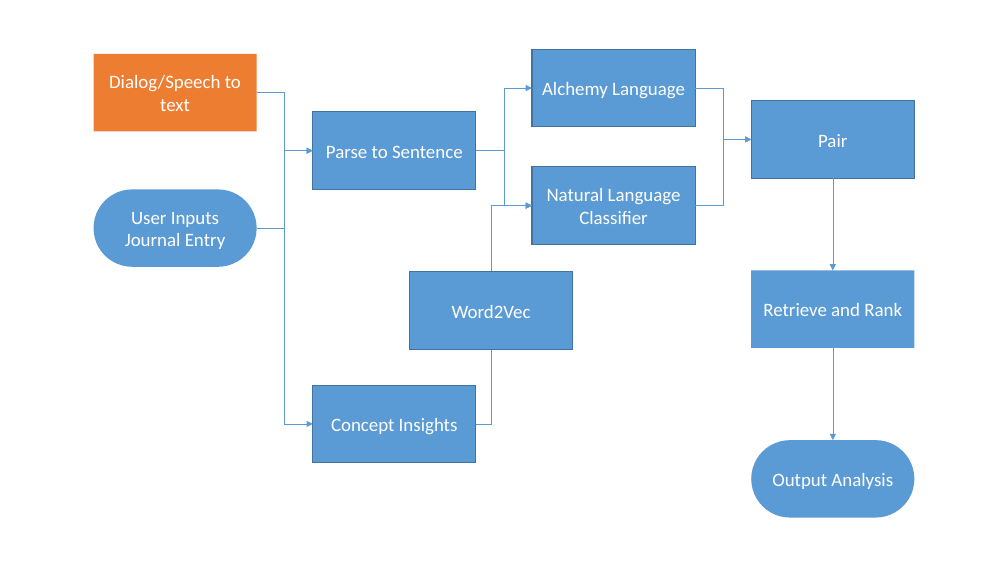
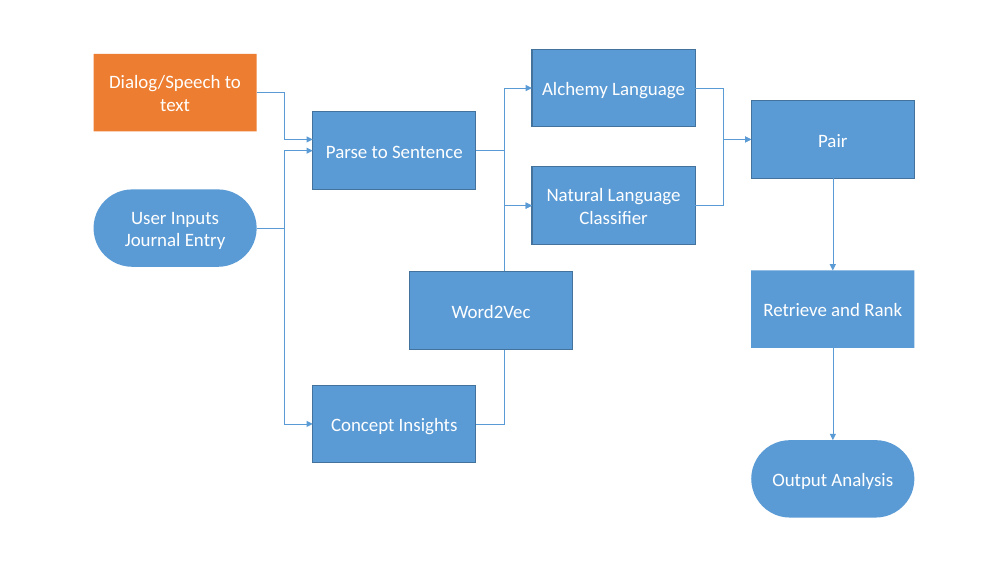
Before and after one commit to Nittany-Data-Labs/NDLWatson, a slide deck: slide 1 of Journal Analytics Process.pptx. Drawn at 1008x567 pixels with LibreOffice and Linux fonts; fonts in the diff are those of the drawing. Boxes give left, top, right and bottom in pixels: in the first picture for what was removed or moved away, otherwise in the second. Text is boxed around its words. In the diff, an @@ line names an element or a change of style, - is before the commit and + after.

```diff
--- a/Journal Analytics Process.pptx
+++ b/Journal Analytics Process.pptx
@@ elbow arrow moved from (257, 92) - (313, 150) to (257, 92) - (313, 139) @@
@@ elbow arrow (476, 424) - (532, 206): route changed @@
```
Also in this commit, not shown: 6 other files.
